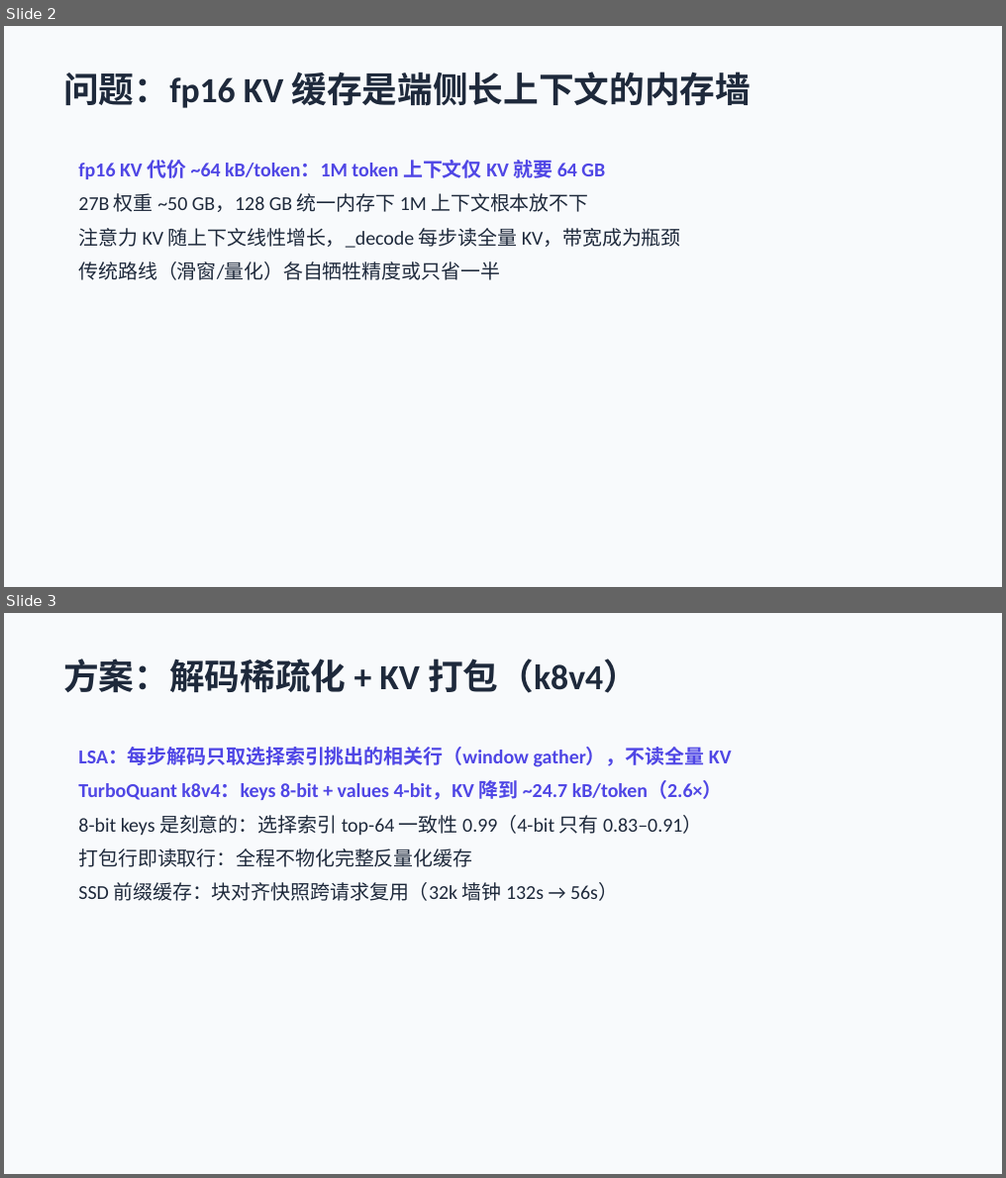
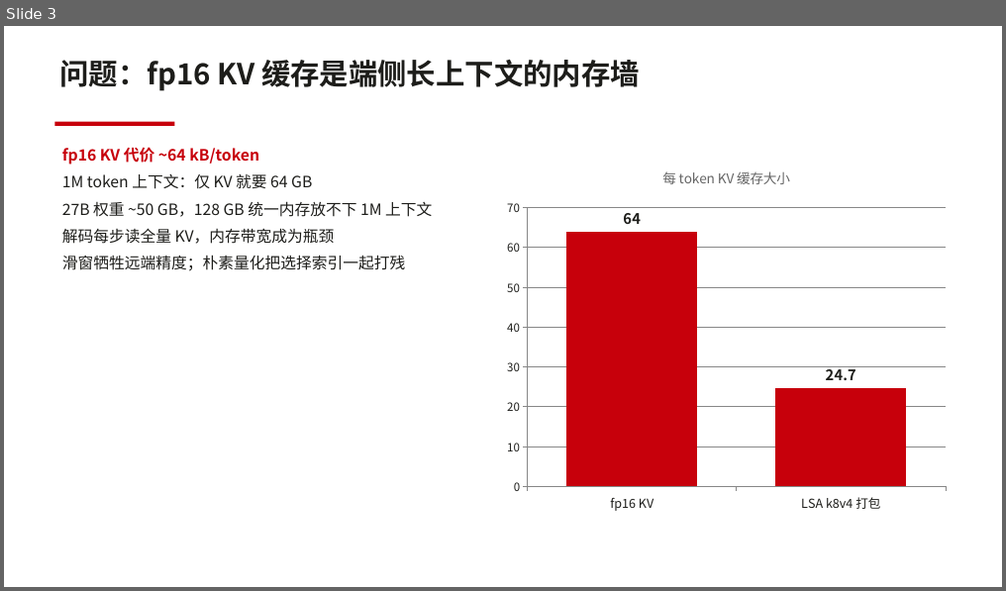
Before and after one commit to dahai80/fusion-lsa, a slide deck: docs/latent-spars-attention-mlx.pptx. Shown one above the other, each under a label of ours: slides 2 and 3 before the commit, slide 3 after it. The pictures are 1006x1178 and 1006x591 pixels, drawn with LibreOffice and Linux fonts; fonts in the diff are those of the drawing. Boxes give left, top, right and bottom in pixels: in the first picture for what was removed or moved away, otherwise in the second. Text is boxed around its words. In the diff, an @@ line names an element or a change of style, - is before the commit and + after.

```diff
--- a/docs/latent-spars-attention-mlx.pptx
+++ b/docs/latent-spars-attention-mlx.pptx
@@ slide 3 removed at (4,613,1002,1174), background #FFFFFF @@
@@ rectangle removed at (4,613,1002,1174) @@
@@ text removed at (63,659,639,693) @@
-方案：解码稀疏化 + KV 打包（k8v4）
@@ text removed at (78,747,732,901) @@
-LSA：每步解码只取选择索引挑出的相关行（window gather），不读全量 KV
-TurboQuant k8v4：keys 8-bit + values 4-bit，KV 降到 ~24.7 kB/token（2.6×）
-8-bit keys 是刻意的：选择索引 top-64 一致性 0.99（4-bit 只有 0.83–0.91）
-打包行即读取行：全程不物化完整反量化缓存
-SSD 前缀缓存：块对齐快照跨请求复用（32k 墙钟 132s → 56s）
@@ what was slide 2 is now slide 3 @@
@@ slide 3 changed as well @@
@@ rectangle removed at (4,26,1002,587) @@
@@ text "问题：fp16 KV 缓存是端侧长上下文的内存墙": place and size @@
-text "问题：fp16 KV 缓存是端侧长上下文的内存墙" at (63,72,751,108)
+text "问题：fp16 KV 缓存是端侧长上下文的内存墙" at (60,60,640,91)
@@ text "问题：fp16 KV 缓存是端侧长上下文的内存墙" at (60,60,640,91): size 34 to 28 pt, font Calibri to Noto Sans CJK SC, text colour #1E293B to #1D1D1A @@
@@ rectangle added at (54,122,174,126), fill #C7000B @@
@@ text at (62,147,432,272): text changed; size 19 to 15 pt; font Calibri to Noto Sans CJK SC; text colour #1E293B to #1D1D1A @@
-fp16 KV 代价 ~64 kB/token：1M token 上下文仅 KV 就要 64 GB
-27B 权重 ~50 GB，128 GB 统一内存下 1M 上下文根本放不下
-注意力 KV 随上下文线性增长，_decode 每步读全量 KV，带宽成为瓶颈
-传统路线（滑窗/量化）各自牺牲精度或只省一半
+fp16 KV 代价 ~64 kB/token
+1M token 上下文：仅 KV 就要 64 GB
+27B 权重 ~50 GB，128 GB 统一内存放不下 1M 上下文
+解码每步读全量 KV，内存带宽成为瓶颈
+滑窗牺牲远端精度；朴素量化把选择索引一起打残
@@ column chart added at (498,154,954,520) @@
+title "每 token KV 缓存大小"
+categories: fp16 KV, LSA k8v4 打包
+Series 1: 64, 24.7
```
Also in this commit, not shown: 5 other slides changed, 11 slides added, 2 other slides removed.
